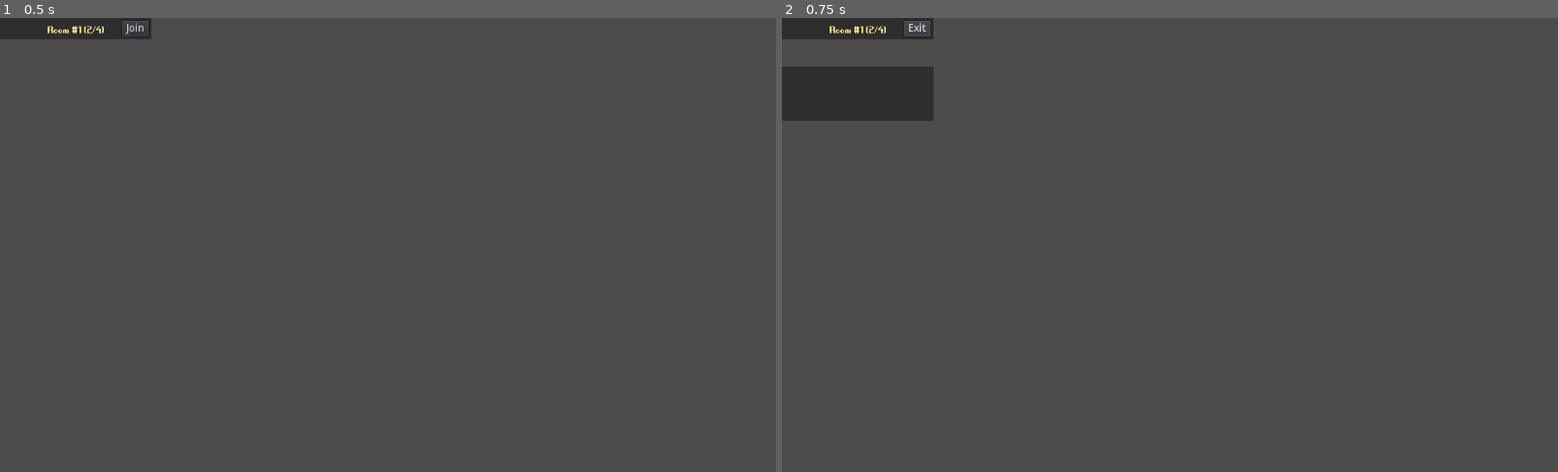
Above: before the commit, frames 1-2 (left to right).
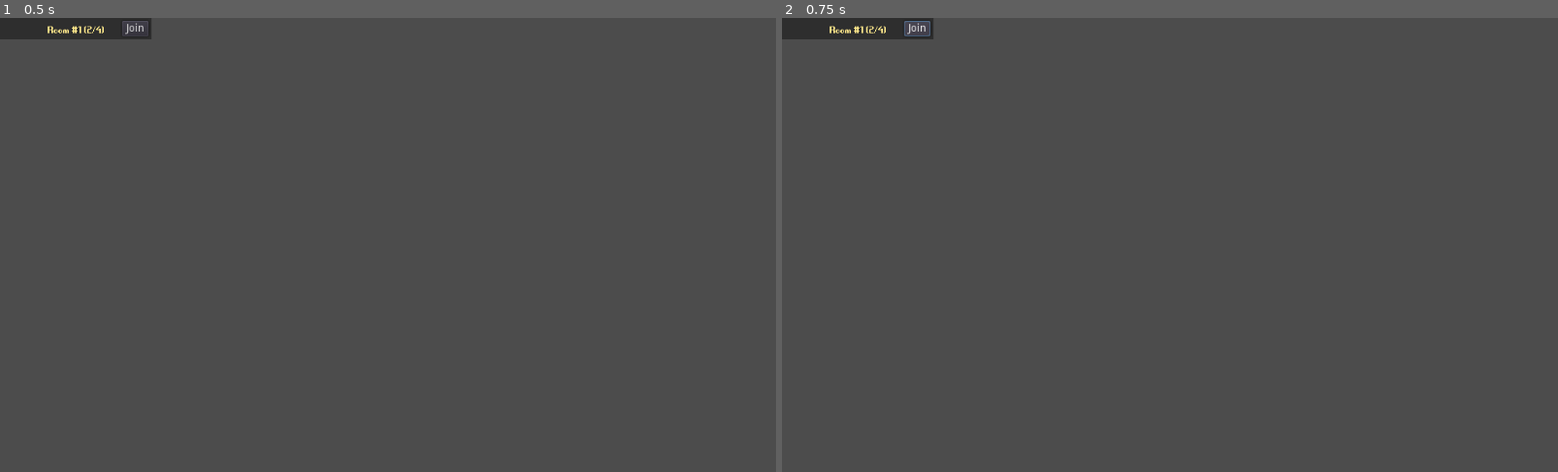
Above: after the commit, the same moments.

Repository: SalvM/Godo-multiplayer-battle
Game: Godot game, scene res://scenes/RoomSelector.tscn
Same seed, same stepped clock (60 frames per second), same inputs: the game is played once before the commit and once after it. This scene is started directly instead of the project's main scene.
Inputs:
- Up to frame 1 (0.5 s): no input
- Up to frame 2 (0.75 s): click "Join" at 0.5 s

Frame 1 is identical in both runs. In frame 2, 2.4% of the frame differs, in the area x 0-20%, y 0-23%.

Commit message:
Room selector fix, fight sfx, minor fixes

Diff:
--- a/scenes/Knight.gd
+++ b/scenes/Knight.gd
@@ -4,6 +4,10 @@
 onready var healthBar = $HUD/HealthBar
 onready var staminaBar = $HUD/StaminaBar
 onready var dashBar = $HUD/DashBar
+onready var SFX = $SFX
+
+const swoosh = preload("res://assets/swoosh_3.mp3")
+const plate_armor = preload("res://assets/plate_armor.mp3")
 
 var player_state
 
@@ -74,6 +78,16 @@
 	}
 	Server.send_player_state(player_state)
 
+func play_sound(_sound):
+	SFX.stream = _sound
+	SFX.play()
+
+func play_swoosh():
+	play_sound(swoosh)
+
+func play_plate_armor():
+	play_sound(plate_armor)
+
 func _on_ready():
 	hitBox.get_node("Collision").disabled = true
 	$HUD2/Label.text = fighter_name
--- a/scenes/Knight.tscn
+++ b/scenes/Knight.tscn
@@ -91,6 +91,20 @@
 "update": 0,
 "values": [ Vector2( 31.5, -0.5 ) ]
 }
+tracks/6/type = "method"
+tracks/6/path = NodePath(".")
+tracks/6/interp = 1
+tracks/6/loop_wrap = true
+tracks/6/imported = false
+tracks/6/enabled = true
+tracks/6/keys = {
+"times": PoolRealArray( 0 ),
+"transitions": PoolRealArray( 1 ),
+"values": [ {
+"args": [  ],
+"method": "play_swoosh"
+} ]
+}
 
 [sub_resource type="Animation" id=4]
 resource_name = "DASH"
@@ -324,6 +338,20 @@
 "update": 0,
 "values": [ Color( 1, 0, 0, 1 ), Color( 1, 1, 1, 1 ) ]
 }
+tracks/5/type = "method"
+tracks/5/path = NodePath(".")
+tracks/5/interp = 1
+tracks/5/loop_wrap = true
+tracks/5/imported = false
+tracks/5/enabled = true
+tracks/5/keys = {
+"times": PoolRealArray( 0 ),
+"transitions": PoolRealArray( 1 ),
+"values": [ {
+"args": [  ],
+"method": "play_plate_armor"
+} ]
+}
 
 [sub_resource type="Animation" id=1]
 resource_name = "IDLE"
@@ -558,6 +586,20 @@
 "update": 1,
 "values": [ false, true ]
 }
+tracks/6/type = "method"
+tracks/6/path = NodePath(".")
+tracks/6/interp = 1
+tracks/6/loop_wrap = true
+tracks/6/imported = false
+tracks/6/enabled = true
+tracks/6/keys = {
+"times": PoolRealArray( 0 ),
+"transitions": PoolRealArray( 1 ),
+"values": [ {
+"args": [  ],
+"method": "play_swoosh"
+} ]
+}
 
 [sub_resource type="Animation" id=2]
 length = 0.001
@@ -697,8 +739,9 @@
 shape = SubResource( 12 )
 
 [node name="Sprite" type="Sprite" parent="."]
-texture = ExtResource( 11 )
+texture = ExtResource( 9 )
 offset = Vector2( 4, -19 )
+hframes = 6
 
 [node name="AnimationPlayer" type="AnimationPlayer" parent="."]
 anims/CHARGED_ATTACK = SubResource( 3 )
@@ -803,6 +846,8 @@
 valign = 1
 uppercase = true
 
+[node name="SFX" type="AudioStreamPlayer2D" parent="."]
+
 [connection signal="animation_finished" from="AnimationPlayer" to="." method="_on_AnimationPlayer_animation_finished"]
 [connection signal="area_entered" from="HurtBox" to="." method="_on_HurtBox_area_entered"]
 [connection signal="timeout" from="StaminaTimer" to="." method="_on_StaminaTimer_timeout"]
--- a/scripts/RoomSelector.gd
+++ b/scripts/RoomSelector.gd
@@ -26,20 +26,17 @@
 	self.rect_min_size.y = 100
 	center.rect_size.x = 200
 	center.rect_size.y = 72
-	# center.rect_position.y = 0
+	body.rect_position.y = 28
 	# center.margin_top = 28
 	body.visible = true
 	JoinRoomBtn.visible = false
 	ExitRoomBtn.visible = true
 
 func join():
-	expand()
 	Server.fetch_user_join_room(self.name)
-	pass
 
 func exit():
-	close()
-	pass
+	Server.fetch_user_leave_room(self.name)
 
 func clear_players_label():
 	for labels in players.get_children():
@@ -61,13 +58,16 @@
 			new_label.text += " (You)"
 		new_label.visible = true
 		players.add_child(new_label)
+	if get_tree().get_network_unique_id() in room_status.players:
+		expand()
+	else:
+		close()
 
 func _ready():
-	expand()
 	close()
 
 func _on_JoinRoomBtn_pressed():
 	join()
 
 func _on_ExitRoomBtn_pressed():
-	close()
+	exit()
--- a/scripts/Server.gd
+++ b/scripts/Server.gd
@@ -78,19 +78,20 @@
 	connect_to_server_with_websocket()
 
 func disconnect_from_server():
-	network.close_connection()
+	network.disconnect_from_host(1000, "Closed by the client")
 	get_tree().network_peer = null
 	emit_signal("log_status", "Disconnected from the server")
 
 remote func return_match_room_status(room_status):
-	# printt("return_match_room_status", room_status)
 	if get_tree().get_network_unique_id() in room_status.players:
 		logged_room_id = room_status.id
 		match_room = room_status
-	emit_signal("refresh_room_status", room_status)
 
 func fetch_user_join_room(room_id):
 	rpc_id(1, "fetch_user_join_room", room_id)
+
+func fetch_user_leave_room(room_id):
+	rpc_id(1, "fetch_user_leave_room", room_id)
 
 remote func user_load_battlefield(room_id):
 	logged_room_id = int(room_id)
Not shown, added: assets/plate_armor.mp3.import
Not shown, added: assets/swoosh_3.mp3.import
Not shown, added: assets/plate_armor.mp3
Not shown, added: assets/swoosh_3.mp3
